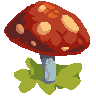
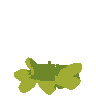
Before/after of a 96x96 layered artwork. What changed in the layer stack:
hid "Layer 1" over box(4, 1, 90, 56)
hid "Color Fill 5" over box(37, 45, 56, 84)
